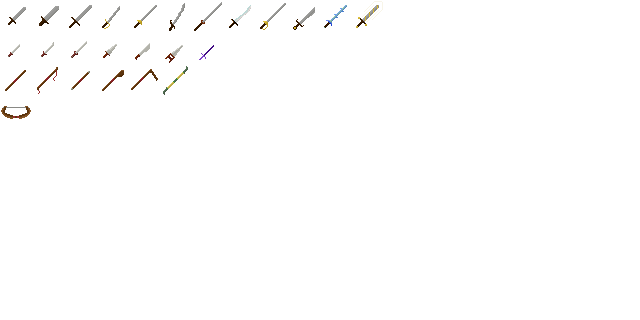
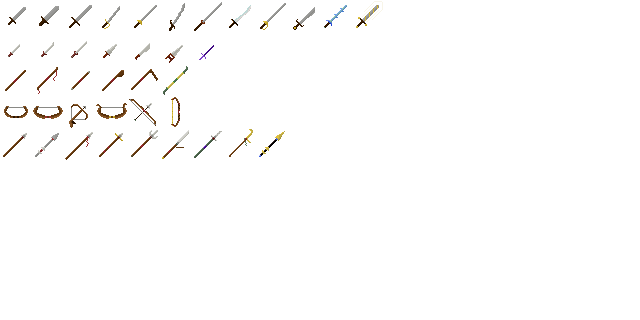
Comparing the layer stacks of the two 640 × 320 images. Changes:
painted on "Front" over left=1, top=97, right=285, bottom=160
